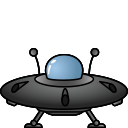
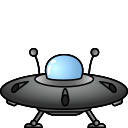
Before/after of a 128×128 layered artwork. What changed in the layer stack:
pixels changed over (x1=1, y1=49, x2=127, y2=127) (layer not identified)
